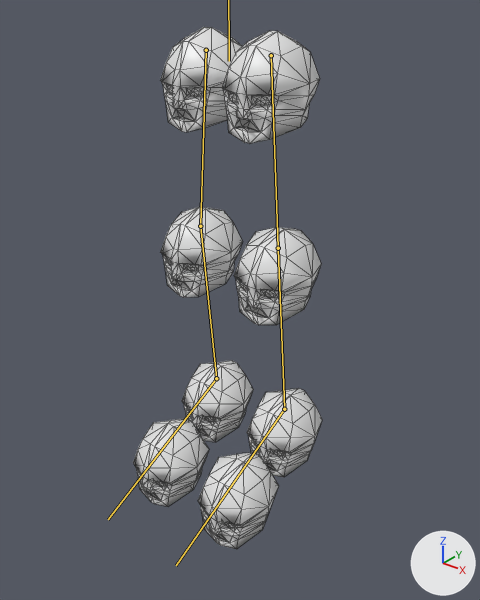
What one commit did to the FBX model MLegBundle/Assets/maurice.fbx.
Both versions are drawn from a camera (50 mm lens) standing at (6.36, -8.01, 7.67) and looking at (-0.12, 0.1, 2.65). Lighting does not change. The marker at lower right points along +X, +Y and +Z. The bones that bend it are drawn over the model as lines. Mesh edges are drawn as thin lines.

Objects in the first picture: 'CerberusMaurice'.
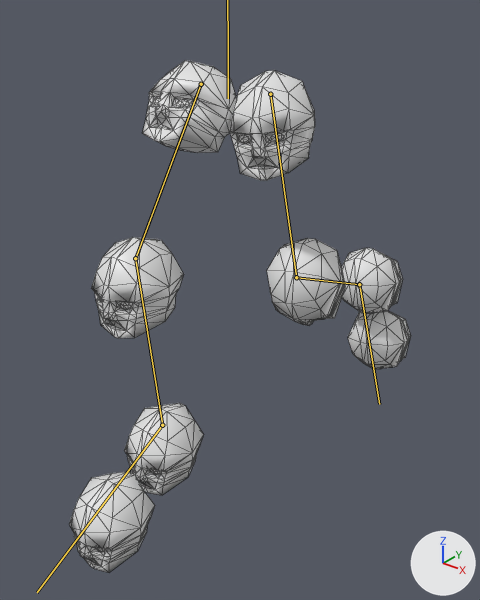
The newer file adds an action. The first version stands in its rest pose; the second is drawn at frame 22 of the action 'healthy_armature|run'.

Pixel boxes [x1, y1, x2, y2] of what changed, in the pictures (480 x 600 px):
'CerberusMaurice', posed (81% wider): before [133, 27, 322, 549]; after [69, 61, 411, 573]
bone 'upper_leg.r', root to tip: before (206, 50) to (200, 226); after (201, 84) to (135, 258)
bone 'lower_leg.r', root to tip: before (200, 226) to (216, 378); after (135, 258) to (162, 425)
bone 'foot.r', root to tip: before (216, 378) to (108, 519); after (162, 425) to (37, 592)
bone 'upper_leg.l', root to tip: before (271, 55) to (278, 248); after (270, 94) to (296, 277)
bone 'lower_leg.l', root to tip: before (278, 248) to (284, 409); after (296, 277) to (359, 284)
bone 'foot.l', root to tip: before (284, 409) to (176, 565); after (359, 284) to (379, 404)

What the commit changed:
Bone 'base' (bone_base) moves from (0.0, 0.0, 0.0) to (0.08, 0.52, -0.11).
Bone 'base' (bone_base) turns from (0, 0, 0) to (3, -7, 2) degrees about its own x, y and z.
Bone 'upper_leg.r' (bone_upper_leg_r) turns from (0, 0, 0) to (-35, 7, -5) degrees about its own x, y and z.
Bone 'lower_leg.r' (bone_lower_leg_r) turns from (0, 0, 0) to (31, -1, 0) degrees about its own x, y and z.
Bone 'foot.r' (bone_foot_r) turns from (0, 0, 0) to (2, -2, 1) degrees about its own x, y and z.
Bone 'upper_leg.l' (bone_upper_leg_l) turns from (0, 0, 0) to (-2, -9, -8) degrees about its own x, y and z.
Bone 'lower_leg.l' (bone_lower_leg_l) turns from (0, 0, 0) to (60, 6, 1) degrees about its own x, y and z.
Bone 'foot.l' (bone_foot_l) turns from (0, 0, 0) to (17, 9, -2) degrees about its own x, y and z.
